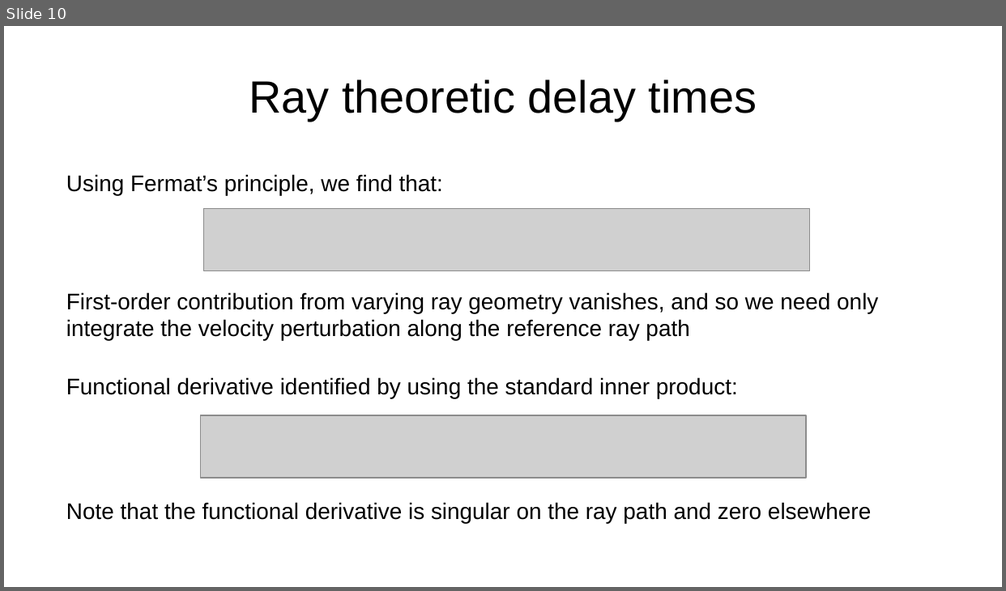
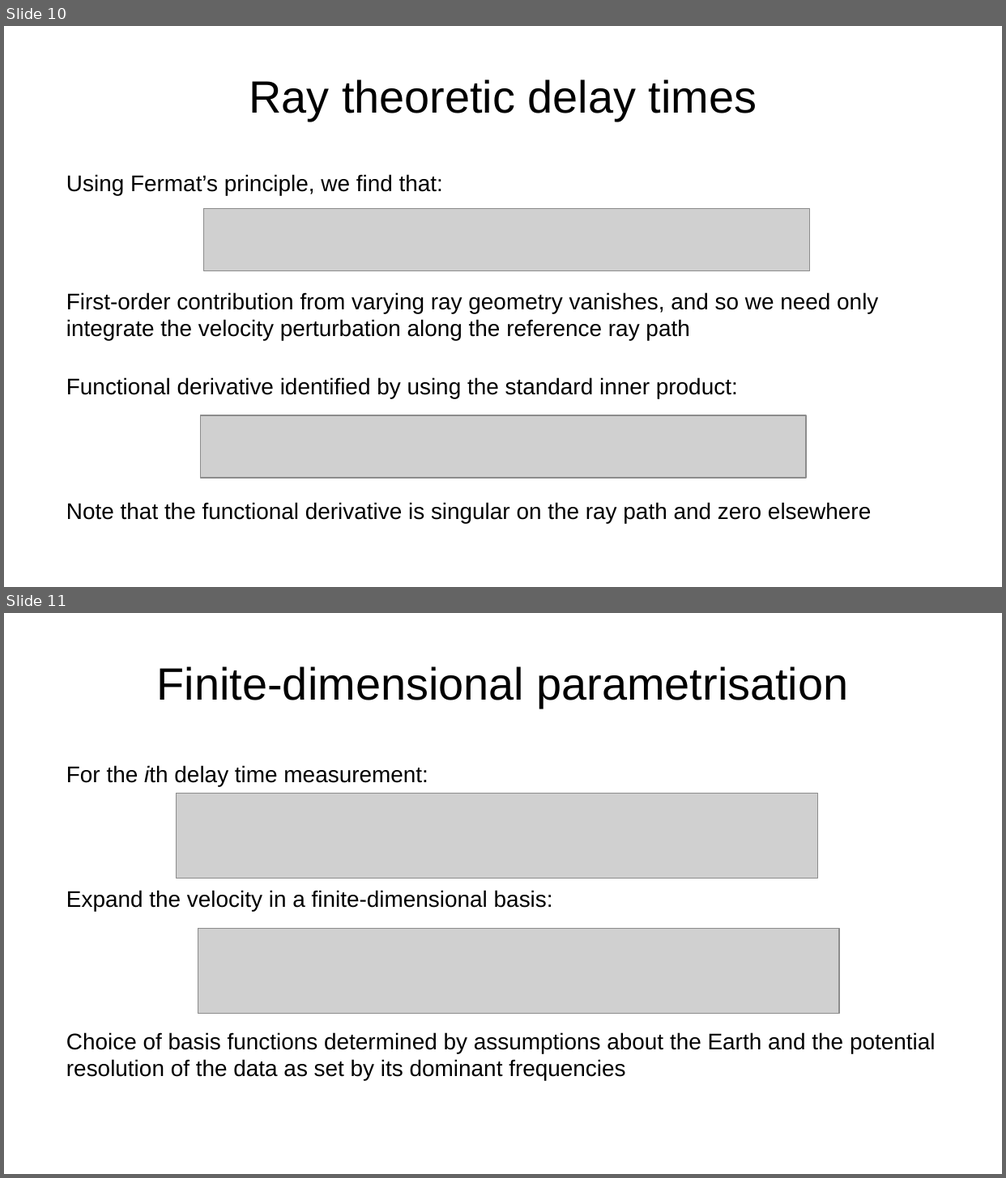
Before and after one commit to da380/PEPLectures, a slide deck: slides/slides7.odp. Shown one above the other, each under a label of ours: slide 10 before the commit, slides 10 and 11 after it. The pictures are 1006x591 and 1006x1178 pixels, drawn with LibreOffice and Linux fonts; fonts in the diff are those of the drawing; grey boxes stand for pictures. Boxes give left, top, right and bottom in pixels: in the first picture for what was removed or moved away, otherwise in the second. Text is boxed around its words. In the diff, an @@ line names an element or a change of style, - is before the commit and + after.

```diff
--- a/slides/slides7.odp
+++ b/slides/slides7.odp
@@ slide 11 added at (x1=4, y1=613, x2=1002, y2=1174), background #FFFFFF @@
@@ title added at (x1=157, y1=666, x2=849, y2=708), 36 pt, text #000000 @@
+Finite-dimensional parametrisation
@@ text added at (x1=66, y1=765, x2=428, y2=786), 18 pt, text #000000 @@
+For the ith delay time measurement:
@@ picture added at (x1=176, y1=793, x2=818, y2=879) @@
@@ text added at (x1=66, y1=890, x2=553, y2=911), 18 pt, text #000000 @@
+Expand the velocity in a finite-dimensional basis:
@@ picture added at (x1=198, y1=929, x2=840, y2=1014) @@
@@ text added at (x1=66, y1=1033, x2=936, y2=1081), 18 pt, text #000000 @@
+Choice of basis functions determined by assumptions about the Earth and the potential resolution of the data as set by its dominant frequencies
```
Also in this commit, not shown: 1 slide changed, 18 other slides added, 3 other files.
